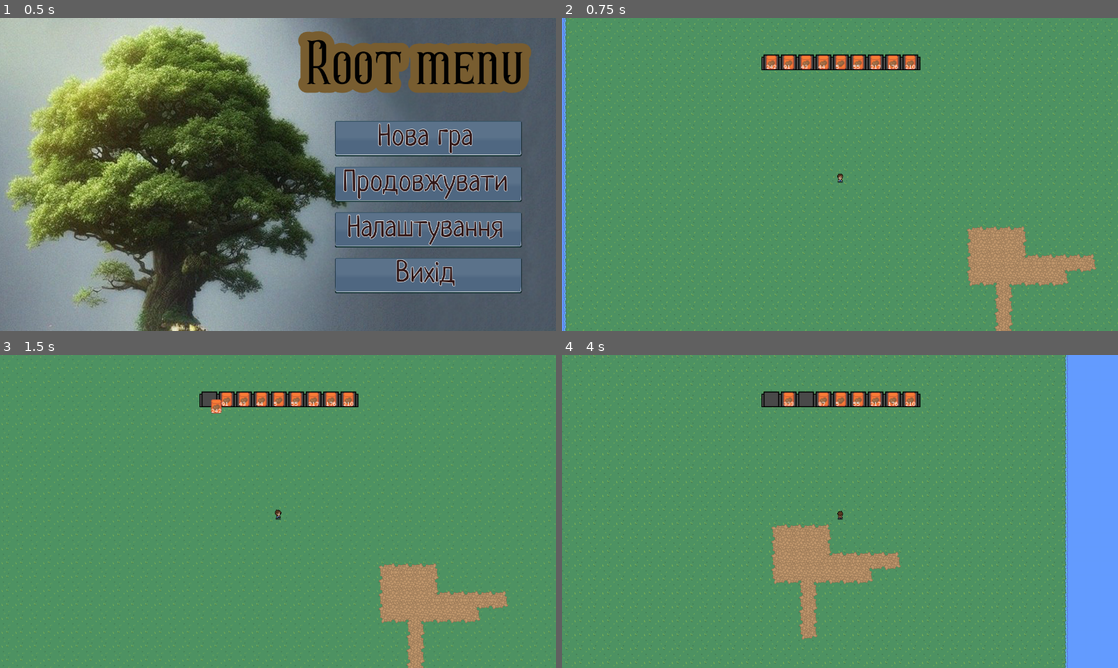
Above: before the commit, frames 1-4 (two rows, left to right).
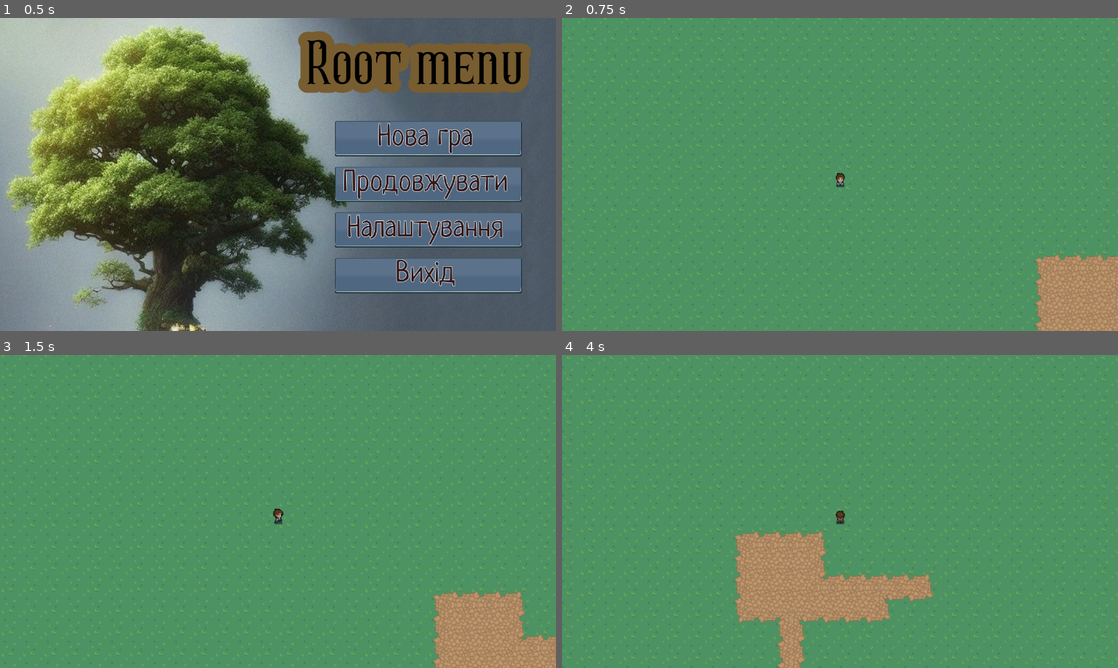
Above: after the commit, the same moments.

Repository: zolkins/RootGame
Game: Godot game, scene res://scenes/main_menu.tscn
Two runs of this game, one before a commit and one after it. Both use one fixed random seed, a clock stepped at 60 frames per second and the inputs below.
Inputs (mouse positions are in pixels of both pictures, inside the frame that each line leads up to):
- Up to frame 1 (0.5 s): no input
- Up to frame 2 (0.75 s): click "Нова гра" at 0.5 s
- Up to frame 3 (1.5 s): tap Enter at 1.25 s; move the mouse to (211, 398) at 1.27 s; hold Right (ui_right) from 1.28 s (still down); click (211, 398) at 1.42 s
- Up to frame 4 (4 s): move the mouse to (789, 398) at 2.02 s; release Right (ui_right) at 2.03 s; hold Down (ui_down) 2.03-2.78 s; click (789, 398) at 2.17 s; move the mouse to (806, 398) at 2.77 s; hold Right (ui_right) 2.78-3.53 s; click (806, 398) at 2.92 s; move the mouse to (823, 398) at 3.52 s; hold Up (ui_up) from 3.53 s (still down); click (823, 398) at 3.67 s

Frame 1 is identical in both runs. In frame 2, 12% of the frame differs, in the area x 0-100%, y 0-100%; in frame 3, 10%; in frame 4, 22%.

Commit message:
динамическая камера на скролл

Diff:
--- a/resources/chek_b.tres
+++ b/resources/chek_b.tres
@@ -1,8 +1,10 @@
-[gd_resource type="Theme" load_steps=5 format=2]
+[gd_resource type="Theme" load_steps=6 format=2]
 
 [ext_resource path="res://resources/Hercules.otf" type="DynamicFontData" id=1]
 [ext_resource path="res://resources/img/CheckBoxoff.png" type="Texture" id=2]
 [ext_resource path="res://resources/img/CheckBox10.png" type="Texture" id=3]
+
+[sub_resource type="StyleBoxTexture" id=3]
 
 [sub_resource type="DynamicFont" id=2]
 font_data = ExtResource( 1 )
@@ -26,6 +28,13 @@
 CheckButton/styles/hover_pressed = null
 CheckButton/styles/normal = null
 CheckButton/styles/pressed = null
+HSlider/icons/grabber = null
+HSlider/icons/grabber_disabled = null
+HSlider/icons/grabber_highlight = null
+HSlider/icons/tick = null
+HSlider/styles/grabber_area = SubResource( 3 )
+HSlider/styles/grabber_area_highlight = null
+HSlider/styles/slider = null
 OptionButton/colors/font_color = Color( 0.88, 0.88, 0.88, 1 )
 OptionButton/colors/font_color_disabled = Color( 0.9, 0.9, 0.9, 0.2 )
 OptionButton/colors/font_color_focus = Color( 0.94, 0.94, 0.94, 1 )
--- /dev/null
+++ b/scenes/Camera2D.gd
@@ -0,0 +1,21 @@
+extends Camera2D
+
+var zoom_min = Vector2(.35, .35)
+var zoom_max = Vector2(.6, .6)
+var zoom_speed = Vector2(.05,.05)
+var des_zoom = zoom
+
+func _process(delta):
+	print(des_zoom)
+	zoom = lerp(zoom, des_zoom, .2)
+
+func _input(event):
+	if event is InputEventMouseButton:
+		if event.is_pressed():
+			if event.button_index == BUTTON_WHEEL_UP:
+				if des_zoom > zoom_min:
+					des_zoom -= zoom_speed
+			if event.button_index == BUTTON_WHEEL_DOWN:
+				if des_zoom < zoom_max:
+					des_zoom += zoom_speed
+	pass
--- a/scenes/player.tscn
+++ b/scenes/player.tscn
@@ -1,8 +1,9 @@
-[gd_scene load_steps=30 format=2]
+[gd_scene load_steps=31 format=2]
 
 [ext_resource path="res://scripts/KinematicBody2D.gd" type="Script" id=1]
 [ext_resource path="res://scenes/Hotbar.tscn" type="PackedScene" id=2]
 [ext_resource path="res://resources/img/player.png" type="Texture" id=3]
+[ext_resource path="res://scenes/Camera2D.gd" type="Script" id=4]
 
 [sub_resource type="AtlasTexture" id=2]
 flags = 4
@@ -160,10 +161,12 @@
 
 [node name="Camera2D" type="Camera2D" parent="."]
 current = true
+zoom = Vector2( 0.65, 0.65 )
 limit_left = 0
 limit_top = 0
 limit_right = 2080
 limit_bottom = 2080
+script = ExtResource( 4 )
 
 [node name="Hotbar" parent="Camera2D" instance=ExtResource( 2 )]
 position = Vector2( -186, -277 )
